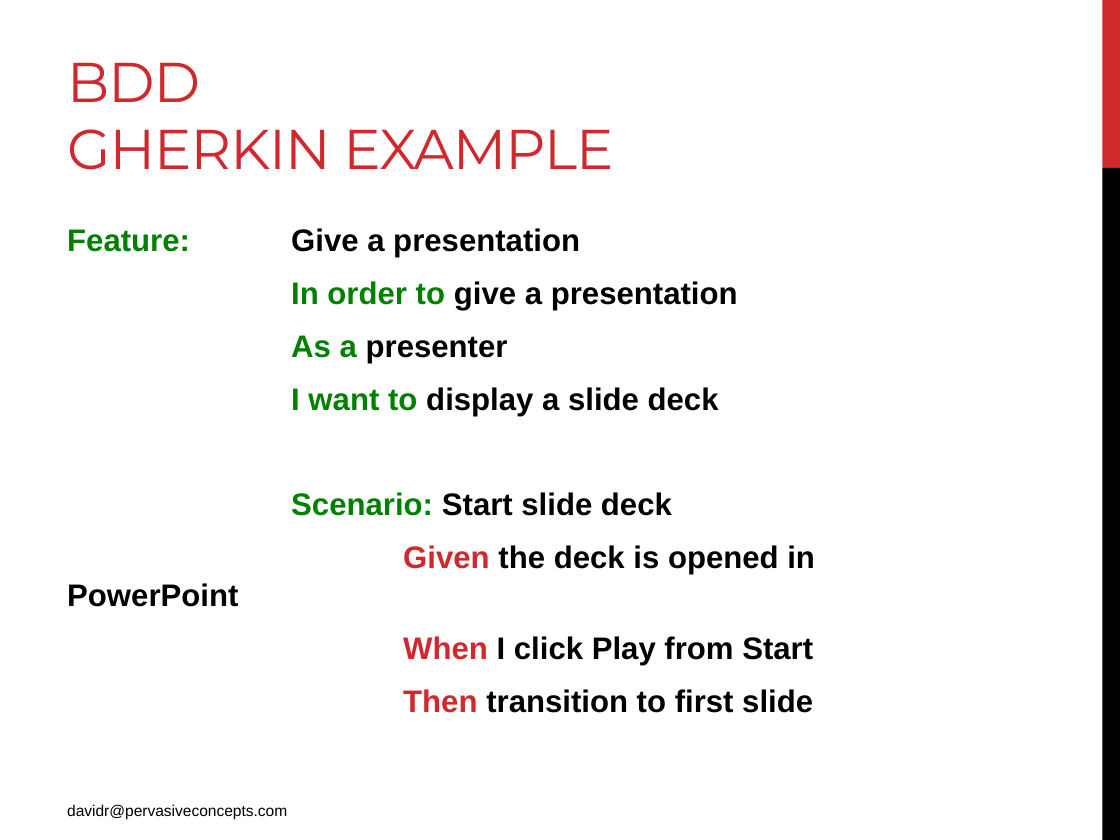
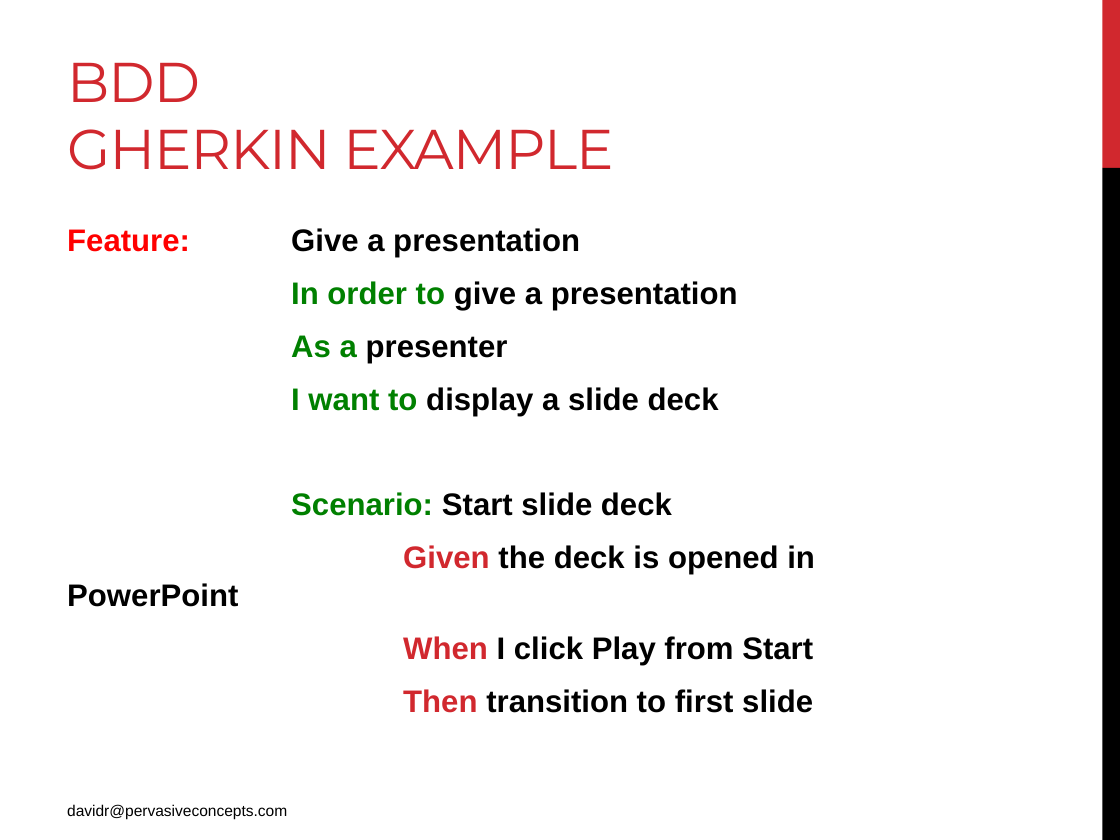
Before and after one commit to pcdwr/ClubAJAXBDD, a slide deck: slide 8 of Presentation/Presentation.pptx. Drawn at 1120x840 pixels with LibreOffice and Linux fonts; fonts in the diff are those of the drawing. Boxes give left, top, right and bottom in pixels: in the first picture for what was removed or moved away, otherwise in the second. Text is boxed around its words. In the diff, an @@ line names an element or a change of style, - is before the commit and + after.

Commit message:
Added initial features and some plmbing

```diff
--- a/Presentation/Presentation.pptx
+++ b/Presentation/Presentation.pptx
@@ text at (67,228,580,257): text colour #008000 to #FF0000 in "Feature:" @@
```
Also in this commit, not shown: 9 other files.
